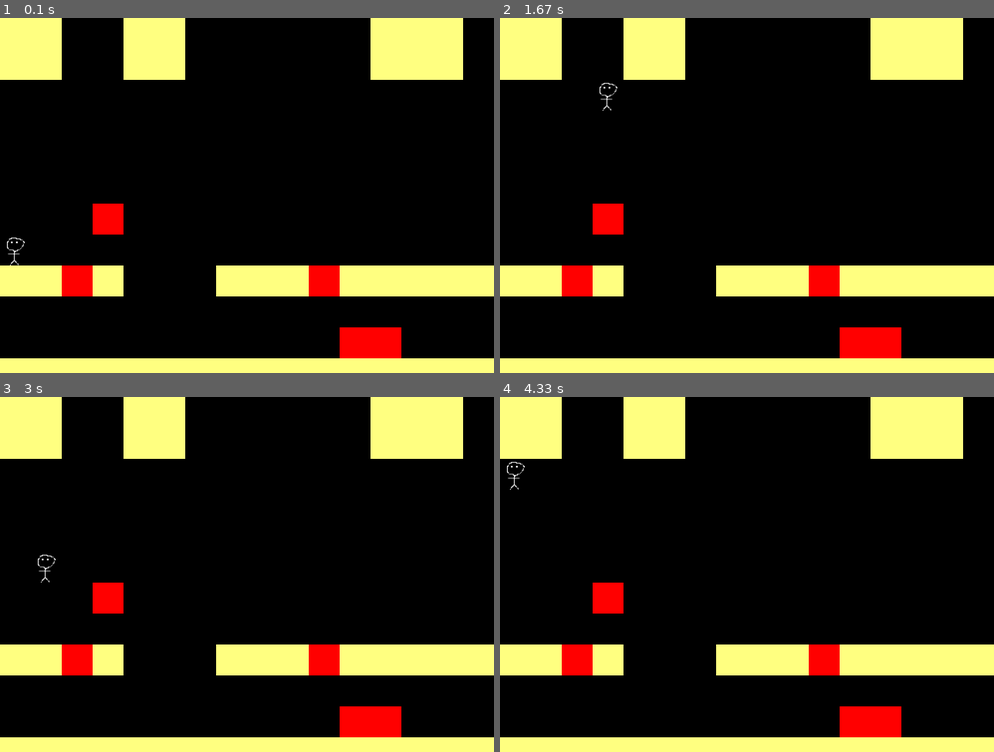
Above: before the commit, frames 1-4 (two rows, left to right).
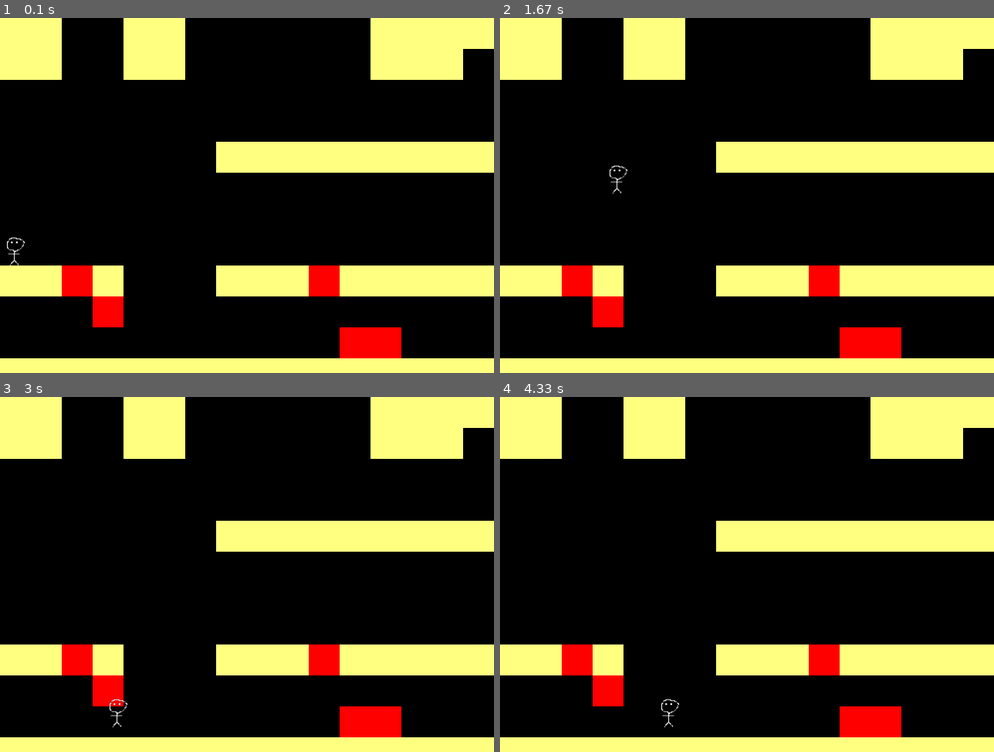
Above: after the commit, the same moments.

Repository: jsbueno/pybr21_pygame_tutorial
Game: pygame game, started from jogo.py
The game is run twice, just before and just after one commit, with the same random seed, the same clock (stepped at 60 frames per second) and the same inputs.
Inputs:
- Up to frame 1 (0.1 s): no input
- Up to frame 2 (1.67 s): tap Enter at 0.33 s; hold Right 0.67-1.13 s; hold Up 1.17-1.47 s; hold Right from 1.5 s (still down)
- Up to frame 3 (3 s): release Right at 1.97 s; hold Left 2-2.53 s; hold Down 2.57-2.87 s; hold Left from 2.9 s (still down)
- Up to frame 4 (4.33 s): release Left at 3.3 s; hold Up 3.33-3.7 s; hold Right from 3.73 s (still down)

The runs differ from the first frame. In frame 1, 6.5% of the frame differs, in the area x 18-100%, y 0-88%; in frame 2, 6.7%; in frame 3, 6.7%; in frame 4, 6.7%.

Commit message:
Mapa com deslocamento horizontal, [wip] movimentacao fluida

Diff:
--- a/jogo.py
+++ b/jogo.py
@@ -15,14 +15,35 @@
     "*": (255, 0, 0),
 }
 
-def lemapa(nome):
-    dados = open(nome).readlines()
-    mapa = {}
-    for y, linha in enumerate(dados):
-        linha = linha.strip("\n")
-        for x, letra in enumerate(linha):
-            mapa[x, y] = letra
-    return mapa
+
+class Mapa:
+    def __init__(self, caminho, deslocamento=0, des_y=0):
+        self.dados = self.le_mapa(caminho)
+        self.deslocamento = deslocamento
+        self.des_y = des_y
+
+    def le_mapa(self, nome):
+        dados = open(nome).readlines()
+        mapa = {}
+        max_x = 0
+        for y, linha in enumerate(dados):
+            linha = linha.strip("\n")
+            for x, letra in enumerate(linha):
+                mapa[x, y] = letra
+            if x > max_x:
+                max_x = x
+        self.altura = len(dados)
+        self.largura = max_x
+        return mapa
+
+    def __getitem__(self, posicao):
+        x, y = posicao
+        valor = self.dados.get((round(x) , round(y)) )
+        if valor == " ":
+            valor = None
+        return valor
+
+
 
 class Personagem:
     def __init__(self, caminho, mapa, x, y):
@@ -54,28 +75,36 @@
                     raise GameOver()
             if evento.type == pygame.KEYUP:
                 self.vx = 0
-                if self.pulo == 0:
-                    self.vy = 0
+                self.vy = 0
         self.x += self.vx
         self.y += self.vy
+
+        parede_direita = self.mapa.deslocamento + w
+        if self.x > parede_direita - 4 and (self.mapa.largura - self.mapa.deslocamento) > w:
+            self.mapa.deslocamento += 6
+
+        if self.x <  self.mapa.deslocamento + 4 and (self.mapa.deslocamento > 0):
+            self.mapa.deslocamento -= 6
+            #if self.mapa.deslocamento < 0:
+                #self.mapa.deslocamento = 0
+
         if self.x < 0: self.x= 0
         if self.y < 0: self.y= 0
-        if self.x >= w: self.x = w - 1
-        if self.y >= h: self.y = h - 1
+        if self.x >= self.mapa.largura: self.x = self.mapa.largura - 1
+        if self.y >= self.mapa.altura: self.y = self.mapa.altura - 1
 
-        cod = self.mapa.get((round(self.x), round(self.y)), " ")
-        if cod != " ":
+        if self.mapa[self.x, self.y]:
             self.x, self.y = ox, oy
         else:
-            chao = self.mapa.get((round(self.x), round(self.y) + 1), " ")
-            if chao == " ":
+            chao = self.mapa[self.x, self.y + 1]
+            if not chao:
                 self.y += v
                 self.tempo_de_queda += 1
+                if self.vy > 0:
+                    self.vy -= v
             else:
                 self.pulo = False
                 self.tempo_de_queda = 0
-
-
 
     def carrega_imagem(self, caminho):
         imagem = pygame.image.load(caminho)
@@ -83,28 +112,30 @@
         imagem = pygame.transform.rotozoom(imagem, 0, escala)
         self.imagem = imagem
 
-def desenha(tela, personagem, mapa, x, y):
+def desenha(tela, personagem, mapa):
             tela.fill(FUNDO)
-            for mx in range(0, w):
-                for my in range(0, h):
-                    cod =  mapa.get((mx, my), " ")
-                    if cod != " ":
-                        pygame.draw.rect(tela, paredes[cod] , (mx * BL, my * BL, BL, BL))
+            for mx in range(w):
+                for my in range(h):
+                    valor = mapa[mapa.deslocamento + mx, mapa.des_y + my]
+                    if valor:
+                        pygame.draw.rect(tela, paredes[valor] , (mx * BL, my * BL, BL, BL))
 
-            tela.blit(personagem, (round(x) * BL , round(y) * BL))
+            x = round((personagem.x - mapa.deslocamento) * BL)
+            y = round((personagem.y - mapa.des_y) * BL)
+            tela.blit(personagem.imagem, (x, y))
             # pygame.draw.rect(tela, (255, 0, 0), (int(x) * BL , int(y) * BL, BL, BL))
             pygame.display.flip()
 
 
 def principal():
     tela = pygame.display.set_mode(TAMANHO)
-    mapa = lemapa("mapa0.txt")
+    mapa = Mapa("mapa0.txt")
     personagem = Personagem("hominho.png", mapa, 0, 7)
 
     while True:
         eventos = pygame.event.get()
         personagem.movimento(eventos)
-        desenha(tela, personagem.imagem, mapa, personagem.x, personagem.y)
+        desenha(tela, personagem, mapa,)
         pygame.time.delay(60)
 
 try:
--- a/mapa0.txt
+++ b/mapa0.txt
@@ -1,12 +1,12 @@
-##  ##      ###
-##  ##      ###
-
-
-
-
-   *
-
-##*#   ###*#####
-
-           **
-################
+##  ##      ####################################################################################
+##  ##      ###      ########               ##                                                 #
+                                              ##                                               #
+                                                ##                                             #
+       ##########                                  #                                           #
+                                                                                               #
+                    #########        ##################   ##############  ##################   #
+                                                                               ##############  #
+##*#   ###*#####     ###   ##########                                                          #
+   *                                                                                           #
+           **                                                                                  #
+################################  ##############################################################
